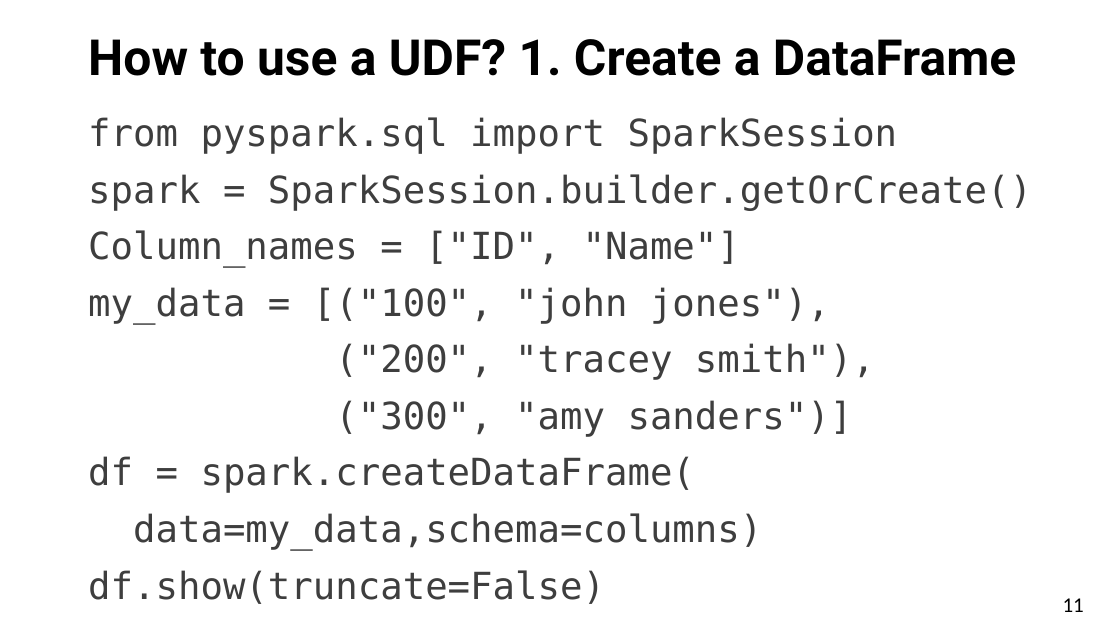
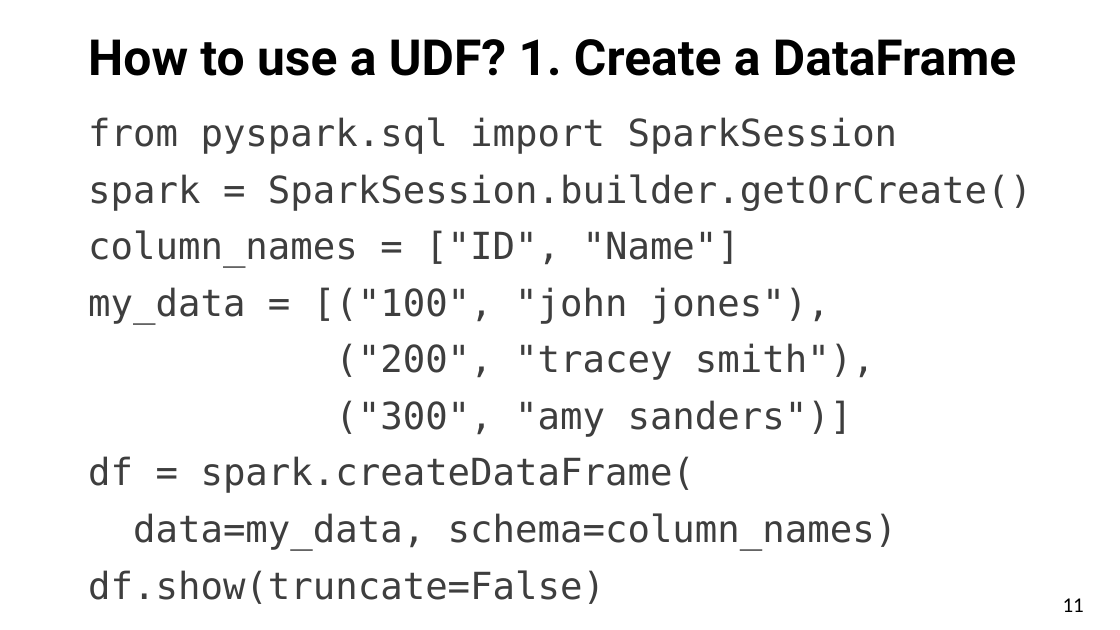
Before and after one commit to mahmoudparsian/big-data-mapreduce-course, a slide deck: slide 11 of slides/pyspark/dataframes_slides/dataFrames_transformations_UDF.pptx. Drawn at 1120x630 pixels with LibreOffice and Linux fonts; fonts in the diff are those of the drawing; background and template pictures are left out. Boxes give left, top, right and bottom in pixels: in the first picture for what was removed or moved away, otherwise in the second. Text is boxed around its words. In the diff, an @@ line names an element or a change of style, - is before the commit and + after.

```diff
--- a/slides/pyspark/dataframes_slides/dataFrames_transformations_UDF.pptx
+++ b/slides/pyspark/dataframes_slides/dataFrames_transformations_UDF.pptx
@@ text at (88, 230, 740, 267): text changed @@
-Column_names = ["ID", "Name"]
+column_names = ["ID", "Name"]
@@ text at (133, 513, 897, 550): text changed @@
-data=my_data,schema=columns)
+data=my_data, schema=column_names)
```
Also in this commit, not shown: 2 other slides changed, 3 other files.
